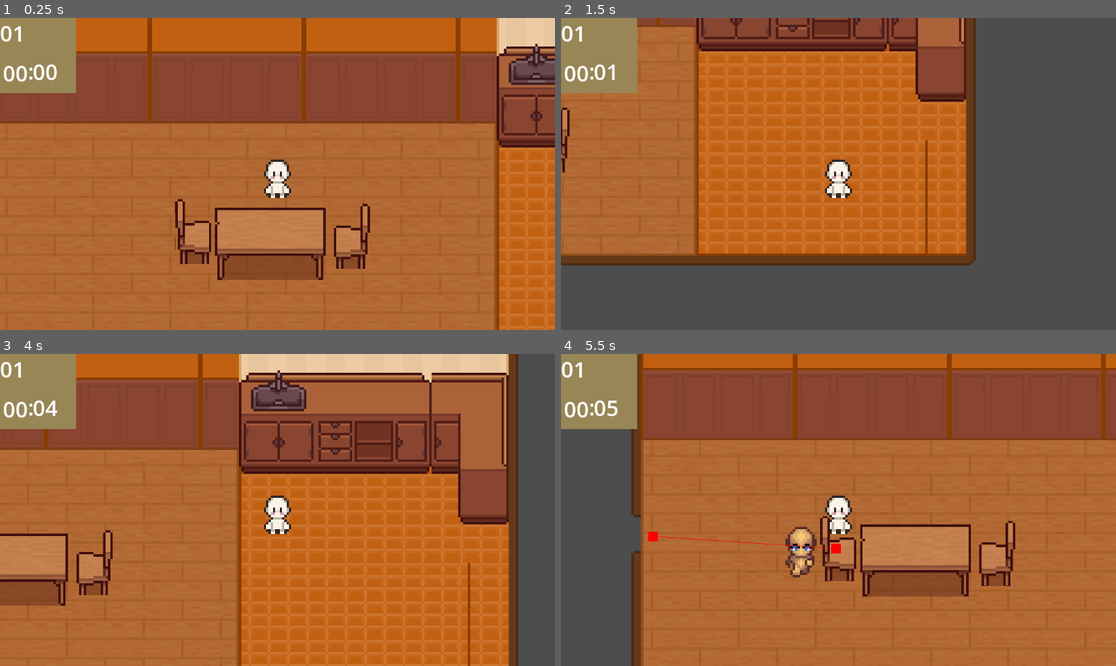
Above: before the commit, frames 1-4 (two rows, left to right).
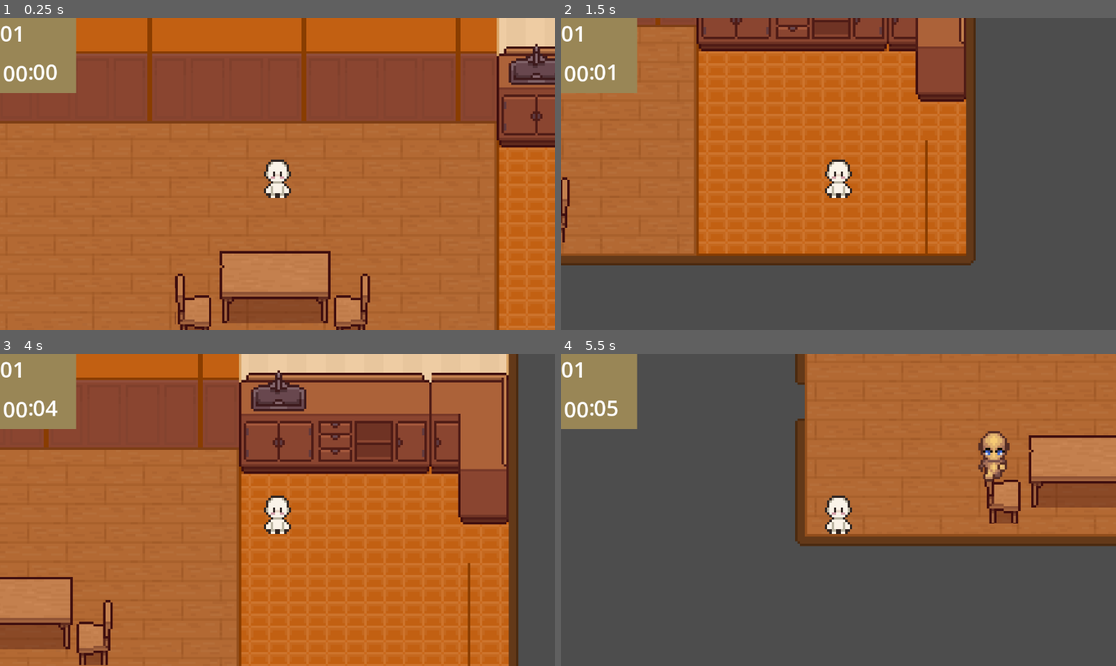
Above: after the commit, the same moments.

Repository: Jose-Prince/UVG-Tesis-Game
Game: Godot game, scene res://Scenes/café_place.tscn
The game is run twice, just before and just after one commit, with the same random seed, the same clock (stepped at 60 frames per second) and the same inputs. This scene is started directly instead of the project's main scene.
Inputs (mouse positions are in pixels of both pictures, inside the frame that each line leads up to):
- Up to frame 1 (0.25 s): no input
- Up to frame 2 (1.5 s): tap Enter at 0.5 s; move the mouse to (960, 158) at 0.52 s; hold D (right) 0.53-1.28 s; click (960, 158) at 0.67 s; move the mouse to (727, 189) at 1.27 s; hold S (down) from 1.28 s (still down)
- Up to frame 3 (4 s): move the mouse to (333, 441) at 2.02 s; release S (down) at 2.03 s; hold D (right) 2.03-2.78 s; tap Space at 2.75 s; move the mouse to (249, 572) at 2.77 s; hold W (up) 2.78-3.53 s; click (249, 572) at 2.92 s; tap Enter at 3.5 s; move the mouse to (444, 556) at 3.52 s; hold A (left) from 3.53 s (still down)
- Up to frame 4 (5.5 s): move the mouse to (672, 463) at 4.27 s; move the mouse to (866, 510) at 5.02 s; release A (left) at 5.03 s; hold S (down) from 5.03 s (still down); click (866, 510) at 5.17 s

The runs differ from the first frame. In frame 1, 9.0% of the frame differs, in the area x 31-67%, y 57-100%; in frame 2, 0.4%; in frame 3, 5.5%; in frame 4, 75%, in the area x 12-100%, y 0-100%.

Commit message:
Fix: agent navigation

Diff:
--- a/Prefabs/chair.tscn
+++ b/Prefabs/chair.tscn
@@ -19,3 +19,7 @@
 [node name="CollisionShape2D" type="CollisionShape2D" parent="." unique_id=1641243643]
 position = Vector2(0.5, 2.5)
 shape = SubResource("RectangleShape2D_avq0k")
+
+[node name="NavigationObstacle2D" type="NavigationObstacle2D" parent="." unique_id=1736409720]
+position = Vector2(0, 2)
+vertices = PackedVector2Array(8, 12, 8, -16, -8, -16, -8, 12)
--- a/Prefabs/customer.tscn
+++ b/Prefabs/customer.tscn
@@ -4,7 +4,7 @@
 [ext_resource type="Texture2D" uid="uid://37eq8nx5gj5h" path="res://Sprites/PNG/Unarmed/Without_shadow/Unarmed_Walk_without_shadow.png" id="2_kkbk6"]
 
 [sub_resource type="RectangleShape2D" id="RectangleShape2D_5rhpu"]
-size = Vector2(18, 25)
+size = Vector2(18, 6)
 
 [sub_resource type="AtlasTexture" id="AtlasTexture_uc7pi"]
 atlas = ExtResource("2_kkbk6")
@@ -22,17 +22,21 @@
 }]
 
 [node name="Customer" type="CharacterBody2D" unique_id=272031947]
+collision_layer = 2
+collision_mask = 0
 script = ExtResource("1_u4jb7")
 
 [node name="CollisionShape2D" type="CollisionShape2D" parent="." unique_id=1955943769]
+position = Vector2(0, 9)
 shape = SubResource("RectangleShape2D_5rhpu")
 debug_color = Color(0.91343504, 0.14206949, 0.6324621, 0.41960785)
 
 [node name="NavigationAgent2D" type="NavigationAgent2D" parent="." unique_id=564239538]
 avoidance_enabled = true
-radius = 30.0
+radius = 60.0
 debug_enabled = true
-debug_path_custom_color = Color(1, 0, 1, 1)
+debug_path_custom_point_size = 0.0
+debug_path_custom_line_width = 0.0
 
 [node name="SittingTimer" type="Timer" parent="." unique_id=1966011886]
 wait_time = 10.0
--- a/Scenes/café_place.tscn
+++ b/Scenes/café_place.tscn
@@ -708,8 +708,8 @@
 script = ExtResource("2_eqbnc")
 
 [sub_resource type="NavigationPolygon" id="NavigationPolygon_r1i3y"]
-vertices = PackedVector2Array(323, 252, 374.89844, 269, 174.10156, 269, 257, 252, 374.09375, 184, 323, 202, 174.90625, 184, 257, 202)
-polygons = Array[PackedInt32Array]([PackedInt32Array(0, 1, 2, 3), PackedInt32Array(4, 1, 0, 5), PackedInt32Array(6, 4, 5, 7), PackedInt32Array(3, 2, 6, 7)])
+vertices = PackedVector2Array(374.09375, 184, 374.89844, 269, 341, 269, 341, 238, 242, 269, 174.10156, 269, 174.90625, 184, 242, 238, 325, 238, 325, 220, 259, 220, 259, 238)
+polygons = Array[PackedInt32Array]([PackedInt32Array(0, 1, 2, 3), PackedInt32Array(4, 5, 6, 7), PackedInt32Array(3, 8, 9, 0), PackedInt32Array(6, 0, 9, 10), PackedInt32Array(7, 6, 10, 11)])
 outlines = Array[PackedVector2Array]([PackedVector2Array(165, 174, 384, 174, 385, 279, 164, 279)])
 
 [node name="Playground" type="Node2D" unique_id=154525860]
@@ -740,13 +740,6 @@
 [node name="Player" parent="." unique_id=1461023337 instance=ExtResource("5_npy7o")]
 position = Vector2(293, 198)
 
-[node name="Chair" parent="." unique_id=1594550986 instance=ExtResource("9_r1i3y")]
-position = Vector2(258, 222)
-
-[node name="Chair2" parent="." unique_id=1484332892 instance=ExtResource("9_r1i3y")]
-position = Vector2(324, 224)
-isRotated = true
-
 [node name="CustomerSpawn" type="Marker2D" parent="." unique_id=1412440611]
 position = Vector2(181, 217)
 
@@ -754,7 +747,14 @@
 navigation_polygon = SubResource("NavigationPolygon_r1i3y")
 
 [node name="Table" parent="NavigationRegion2D" unique_id=639487740 instance=ExtResource("9_4hpb6")]
-position = Vector2(290, 227)
+position = Vector2(292, 245)
+
+[node name="Chair" parent="NavigationRegion2D" unique_id=1594550986 instance=ExtResource("9_r1i3y")]
+position = Vector2(258, 253)
+
+[node name="Chair2" parent="NavigationRegion2D" unique_id=1484332892 instance=ExtResource("9_r1i3y")]
+position = Vector2(324, 253)
+isRotated = true
 
 [node name="Timer" type="Timer" parent="." unique_id=1533332950]
 autostart = true
Not shown: 1 places in Scenes/café_place.tscn that only renumber resources
